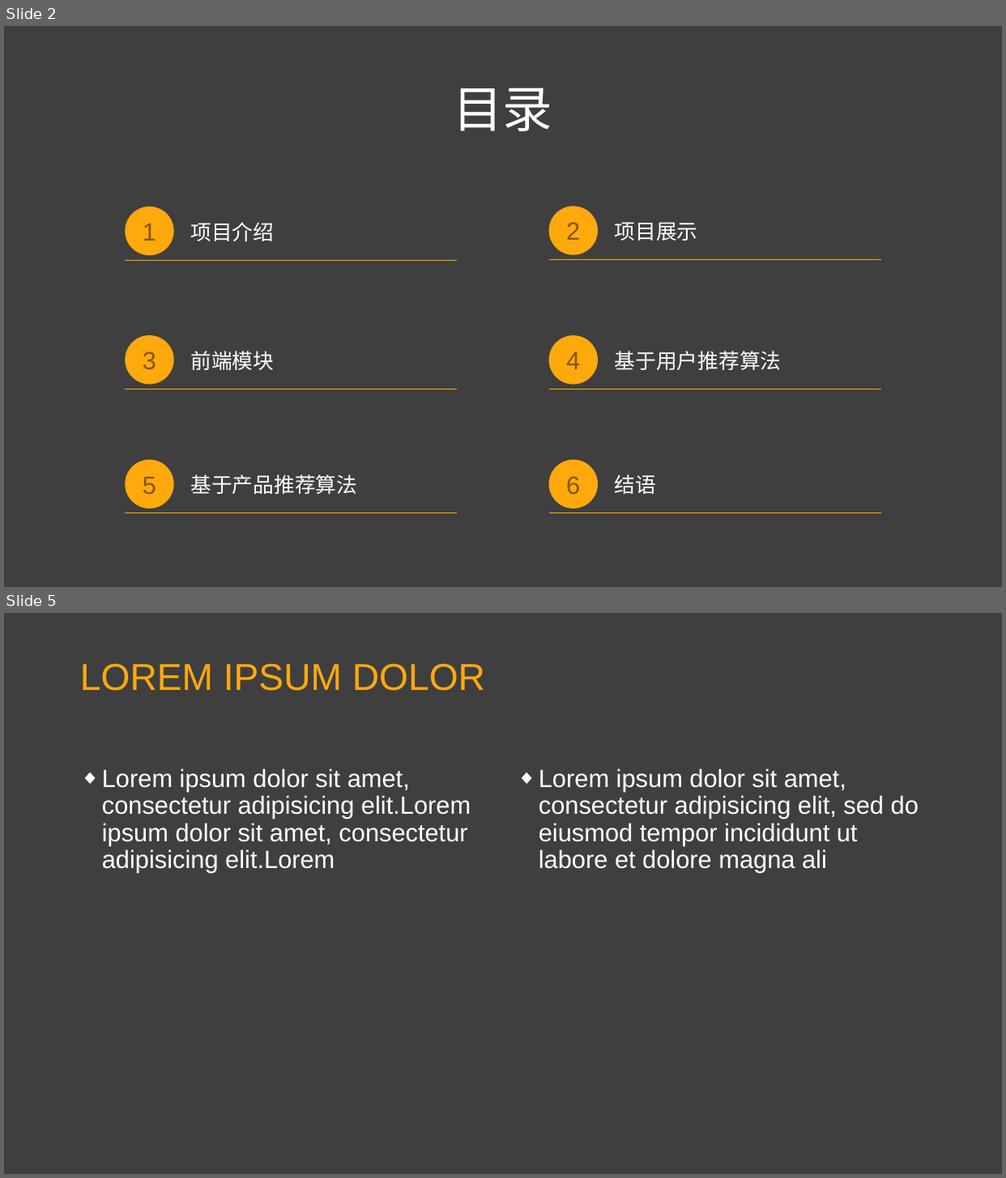
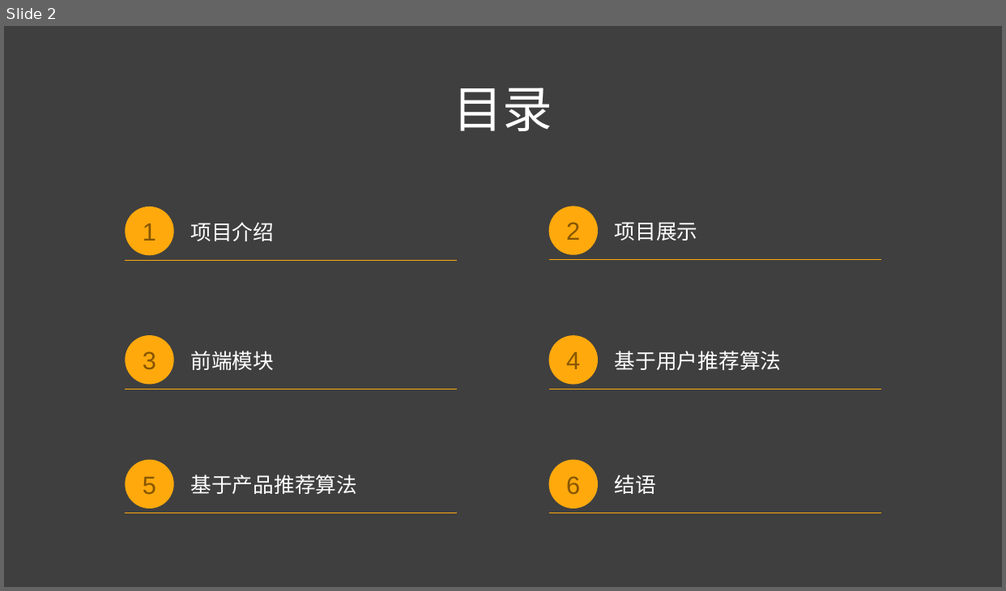
Before and after one commit to bigDataMLProject/Shrimp_hust, a slide deck: Shrimp_hust.pptx. Shown one above the other, each under a label of ours: slides 2 and 5 before the commit, slide 2 after it; the slides between them are not shown. The pictures are 1006x1178 and 1006x591 pixels, drawn with LibreOffice and Linux fonts; fonts in the diff are those of the drawing; background and template pictures are left out. Boxes give left, top, right and bottom in pixels: in the first picture for what was removed or moved away, otherwise in the second. Text is boxed around its words. In the diff, an @@ line names an element or a change of style, - is before the commit and + after.

```diff
--- a/Shrimp_hust.pptx
+++ b/Shrimp_hust.pptx
@@ slide 5 removed at box(4, 613, 1002, 1174), background picture (left out) @@
@@ title removed at box(80, 663, 485, 691) @@
-LOREM IPSUM DOLOR
@@ text removed at box(102, 769, 471, 873) @@
-◆ Lorem ipsum dolor sit amet, consectetur adipisicing elit.Lorem ipsum dolor sit amet, consectetur adipisicing elit.Lorem
@@ text removed at box(539, 769, 918, 873) @@
-◆ Lorem ipsum dolor sit amet, consectetur adipisicing elit, sed do eiusmod tempor incididunt ut labore et dolore magna ali
```
Also in this commit, not shown: 1 slide changed, 5 slides added, 19 other slides removed, 2 other files.
